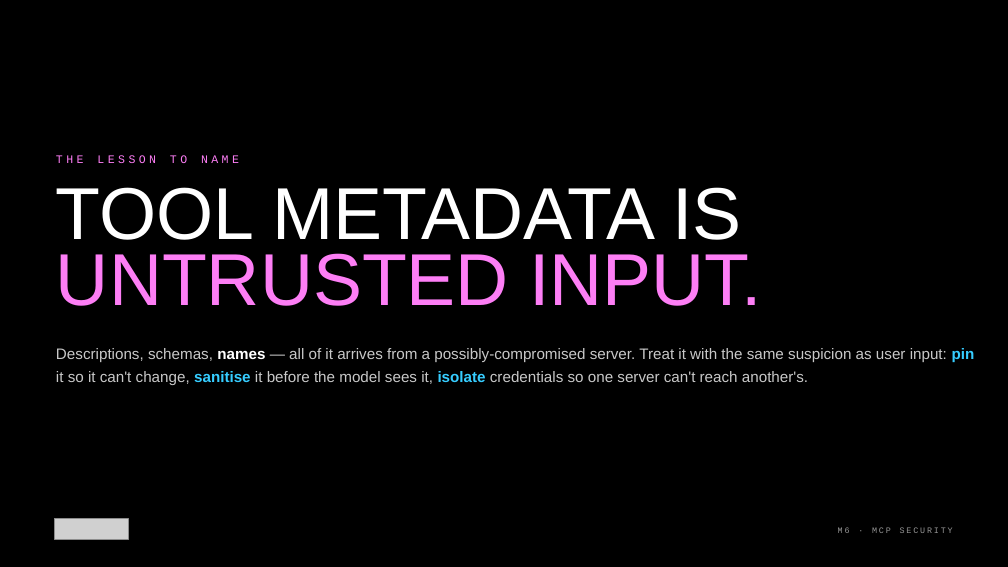
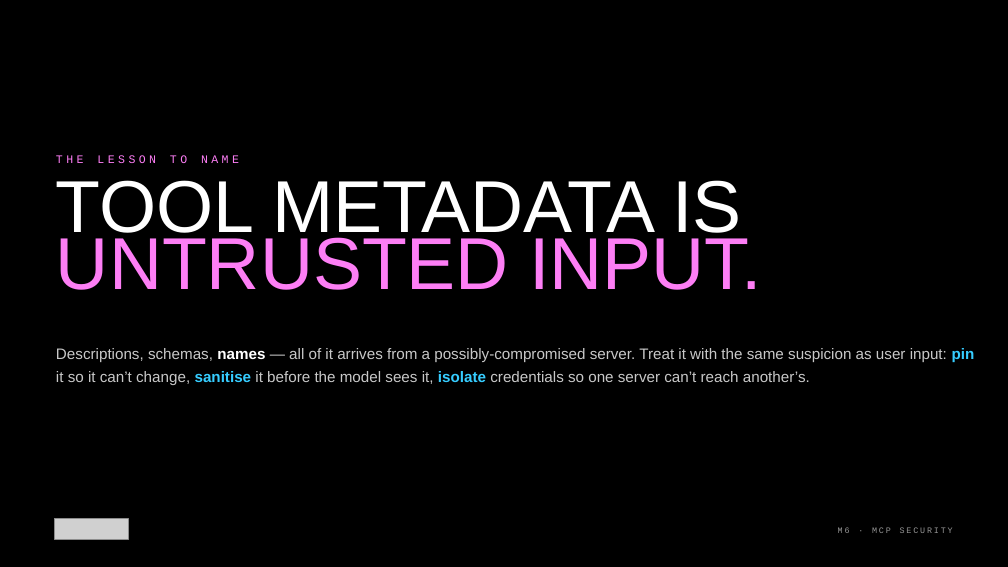
Before and after one commit to kkmookhey/training, a slide deck: slide 27 of blackhat-2026-adversarial-ai/M6-mcp-security/slides/M6 - MCP Security.pptx. Drawn at 1008x567 pixels with LibreOffice and Linux fonts; fonts in the diff are those of the drawing; grey boxes stand for pictures. Boxes give left, top, right and bottom in pixels: in the first picture for what was removed or moved away, otherwise in the second. Text is boxed around its words. In the diff, an @@ line names an element or a change of style, - is before the commit and + after.

```diff
--- a/blackhat-2026-adversarial-ai/M6-mcp-security/slides/M6 - MCP Security.pptx
+++ b/blackhat-2026-adversarial-ai/M6-mcp-security/slides/M6 - MCP Security.pptx
@@ text "TOOL METADATA IS UNTRUSTED INPUT." at (56, 180, 762, 290): line spacing 0.76 to 0.66 @@
@@ text at (56, 348, 975, 385): text changed @@
-Descriptions, schemas, names — all of it arrives from a possibly-compromised server. Treat it with the same suspicion as user input: pin it so it can't change, sanitise it before the model sees it, isolate credentials so one server can't reach another's.
+Descriptions, schemas, names — all of it arrives from a possibly-compromised server. Treat it with the same suspicion as user input: pin it so it can’t change, sanitise it before the model sees it, isolate credentials so one server can’t reach another’s.
```
Also in this commit, not shown: 28 other slides changed, 31 other files.
